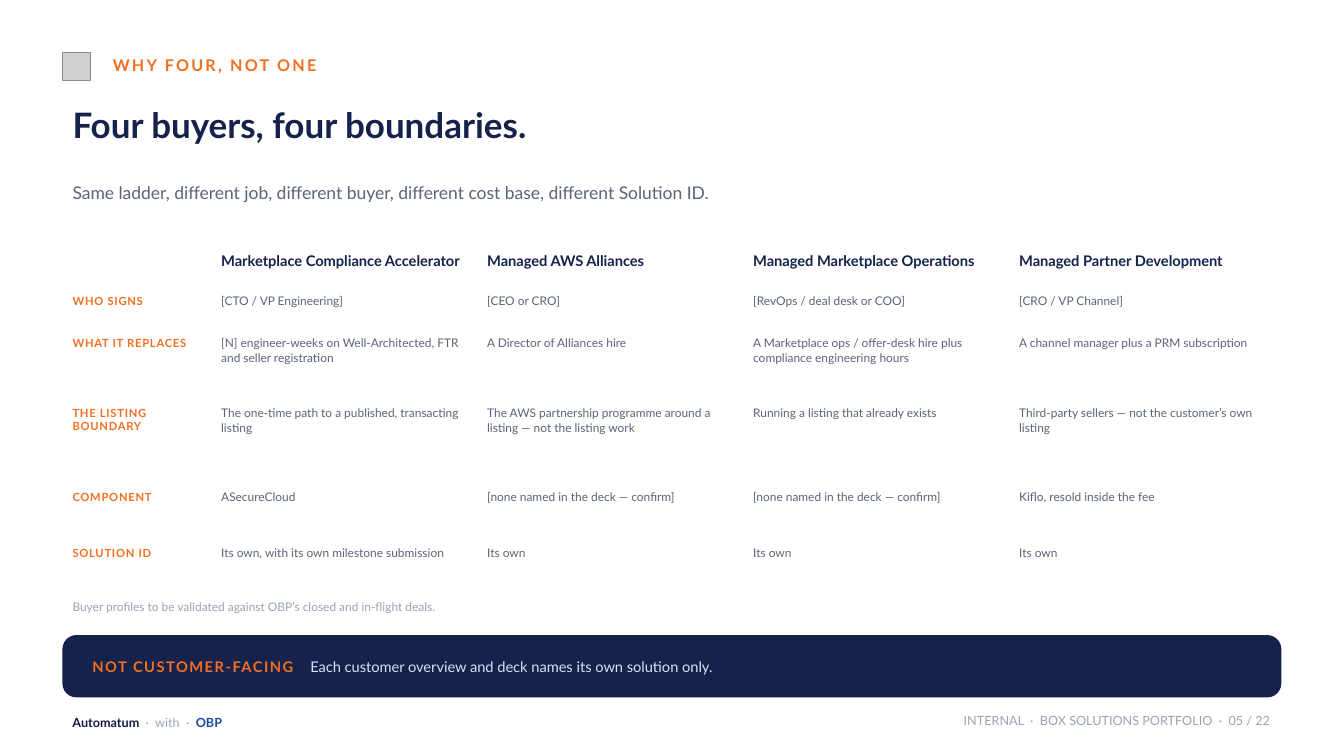
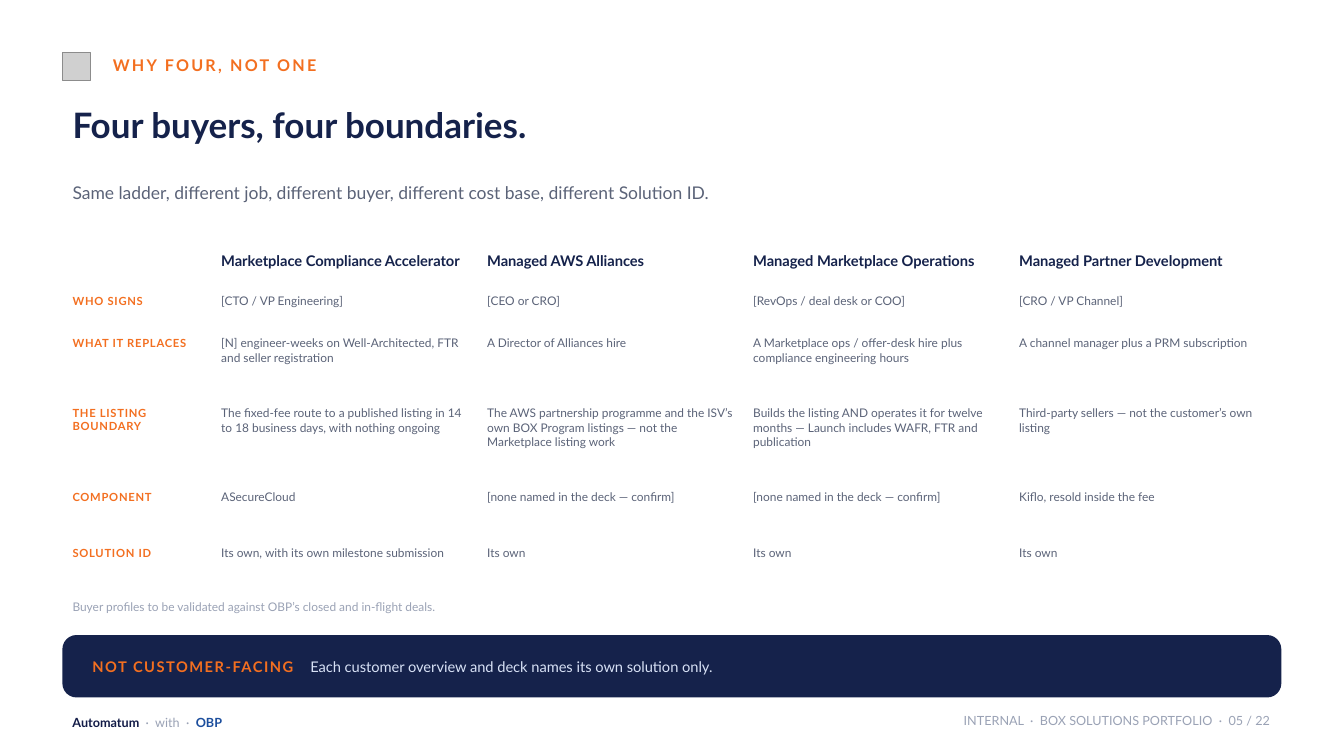
Before and after one commit to KianteEvans/barberbook, a slide deck: slide 5 of docs/deck/BOX_Solutions_Revised.pptx. Drawn at 1344x756 pixels with LibreOffice and Linux fonts; fonts in the diff are those of the drawing; grey boxes stand for pictures; background and template pictures are left out. Boxes give left, top, right and bottom in pixels: in the first picture for what was removed or moved away, otherwise in the second. Text is boxed around its words. In the diff, an @@ line names an element or a change of style, - is before the commit and + after.

```diff
--- a/docs/deck/BOX_Solutions_Revised.pptx
+++ b/docs/deck/BOX_Solutions_Revised.pptx
@@ text at <box>221,408,462,434</box>: text changed @@
-The one-time path to a published, transacting listing
+The fixed-fee route to a published listing in 14 to 18 business days, with nothing ongoing
@@ text at <box>487,408,732,448</box>: text changed @@
-The AWS partnership programme around a listing — not the listing work
+The AWS partnership programme and the ISV’s own BOX Program listings — not the Marketplace listing work
@@ text at <box>753,408,983,448</box>: text changed @@
-Running a listing that already exists
+Builds the listing AND operates it for twelve months — Launch includes WAFR, FTR and publication
```
Also in this commit, not shown: 7 other slides changed, 2 other files.
